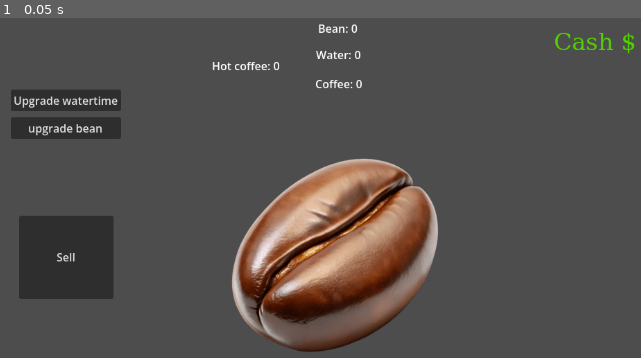
Above: before the commit, frame 1.
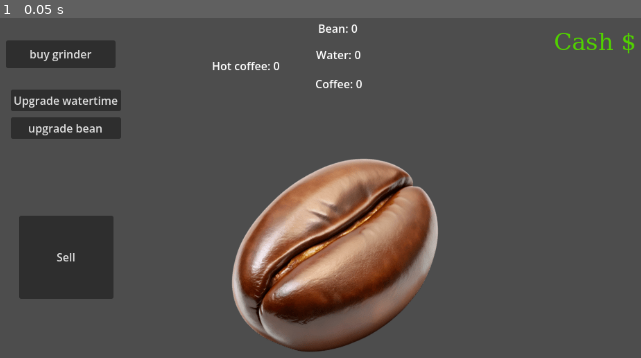
Above: after the commit, the same moment.

Repository: Boltz333/Godot_fun
Game: Godot game, scene res://main.tscn
Same seed, same stepped clock (60 frames per second), same inputs: the game is played once before the commit and once after it.
Inputs:
- Up to frame 1 (0.05 s): no input

The runs differ from the first frame. In frame 1, 1.3% of the frame differs, in the area x 0-18%, y 6-15%.

Commit message:
morning shenanigans

Diff:
--- a/control.gd
+++ b/control.gd
@@ -1,4 +1,5 @@
 extends Control
+
 
 var score_bean = 0
 var bean_value = 1
@@ -7,7 +8,7 @@
 var hotcoffee = 0
 var money = 0
 var boiler_busy = false
-
+var grinder = false
 
 func _on_button_pressed():
 	score_bean += bean_value
@@ -31,6 +32,11 @@
 		hotcoffee -= 1
 		money += 5
 		$hotcoffee.text = "Hotcoffee: " + str(hotcoffee)
+		$money.text = "Cash $: " + str(money)
+	if coffee >= 1:
+		coffee -= 1
+		money += 1
+		$coffee.text = "coffee: " + str(coffee)
 		$money.text = "Cash $: " + str(money)
 
 
@@ -65,3 +71,21 @@
 	$hotcoffee.text = "Hotcoffee: " + str(hotcoffee)
 	if coffee >= 1:
 		start_boiler()
+
+
+func _on_buy_grinder_pressed():
+	if money >= 10 and not grinder:
+		money -= 10
+		grinder = true
+		$money.text = "Cash $: " + str(money)
+		$grinder_timer.wait_time = 5
+		$grinder_timer.start()
+
+
+func _on_grinder_timer_timeout():
+	if grinder:
+		score_bean += 1
+		$bean.text = "Bean: " + str(score_bean)
+		$grinder_timer.start()
+	else:
+		$grinder_timer.stop()
--- a/main.tscn
+++ b/main.tscn
@@ -140,9 +140,21 @@
 wait_time = 20.0
 autostart = true
 
+[node name="grinder_timer" type="Timer" parent="Control" unique_id=224319858]
+
+[node name="buy_grinder" type="Button" parent="Control" unique_id=790566276]
+layout_mode = 0
+offset_left = 197.0
+offset_top = 14.0
+offset_right = 355.0
+offset_bottom = 54.0
+text = "buy grinder"
+
 [connection signal="pressed" from="Control/upgrade_water" to="Control" method="_on_upgrade_water_pressed"]
 [connection signal="pressed" from="Control/Button" to="Control" method="_on_button_pressed"]
 [connection signal="timeout" from="Control/Timer" to="Control" method="_on_timer_timeout"]
 [connection signal="pressed" from="Control/sell_coffee" to="Control" method="_on_sell_coffee_pressed"]
 [connection signal="pressed" from="Control/upgrade_bean" to="Control" method="_on_upgrade_bean_pressed"]
 [connection signal="timeout" from="Control/boiler_timer" to="Control" method="_on_boiler_timer_timeout"]
+[connection signal="timeout" from="Control/grinder_timer" to="Control" method="_on_grinder_timer_timeout"]
+[connection signal="pressed" from="Control/buy_grinder" to="Control" method="_on_buy_grinder_pressed"]
